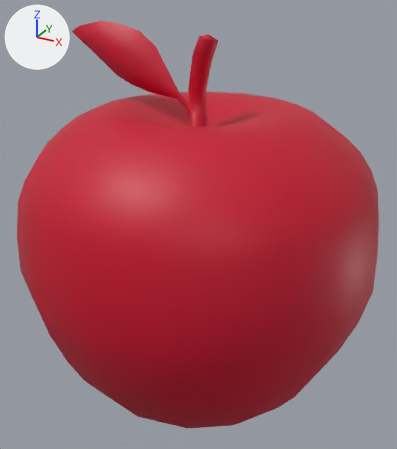
Two versions of the FBX model MODEL77Framework/Assets/G20/Designer/Nagasaki/Apple/hit/apple_hit.fbx, one commit apart.
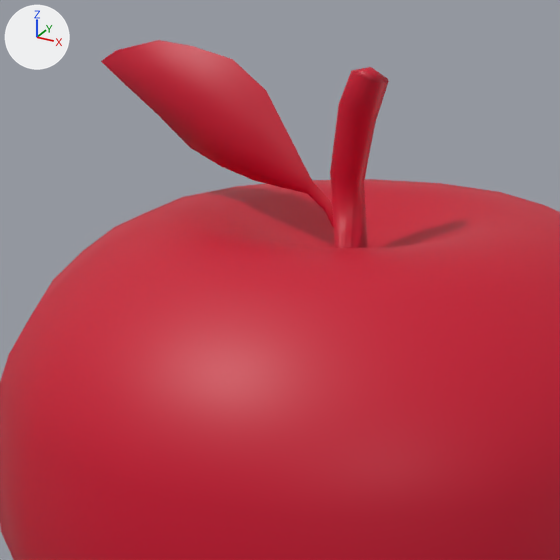
Each version appears first whole from a 50 mm camera at (0.205, -0.375, 0.346) aimed at (-0.001, -0.001, 0.159), and next in a close-up on the part from 5% to 77% of the width and 0% to 64% of the height. The axes (+X, +Y, +Z) are drawn at upper left. The lights are the same throughout. Where no turn or scale is listed for an object, it has been applied to the vertices.

Names of what the first close-up shows: 'apple_mesh'.
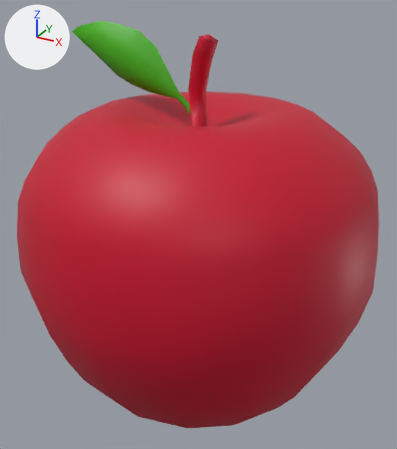
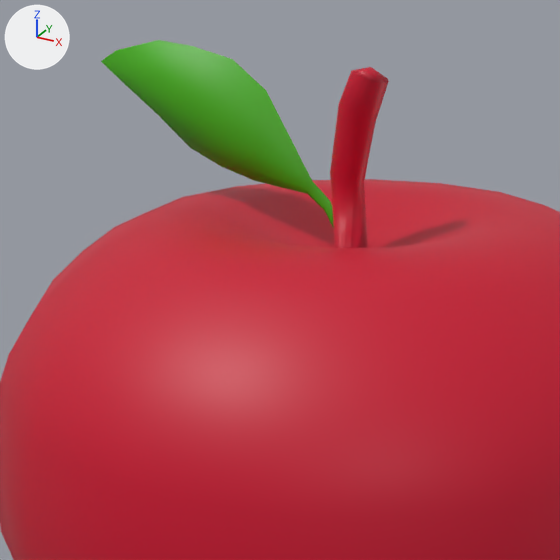
The newer file is also turned or shifted as a whole; pictures and numbers use the older file's frame.

What differs and where, as boxes (x1, y1, x2, y2) in the close-ups (560 x 560 px):
part 1 of me_mesh, recoloured (red to green): (101, 40, 334, 229) in both

What changed in the scene script:
```text
Add mat_reaf_material:
    mat_reaf_material = principled_material('reaf_material')
    mat_reaf_material.base_color = (0.0571, 0.44, 0.0)  # green #44b100
Change me_mesh:
    where me_mesh.from_pydata(...)  # 418 vertices, 424 faces; spans x -0.148..0.148, y -0.148..0.148, z -0.158..0.158
    used by ob_apple_mesh; location = (-0.0004, 0.0001, 0.161)
    me_mesh part 1: 24 of the faces centred in x -0.102..-0.006, y -0.013..-0.004, z 0.092..0.154 switch from mat_apple_material (red #c8002c) to mat_reaf_material (green #44b100)
```
